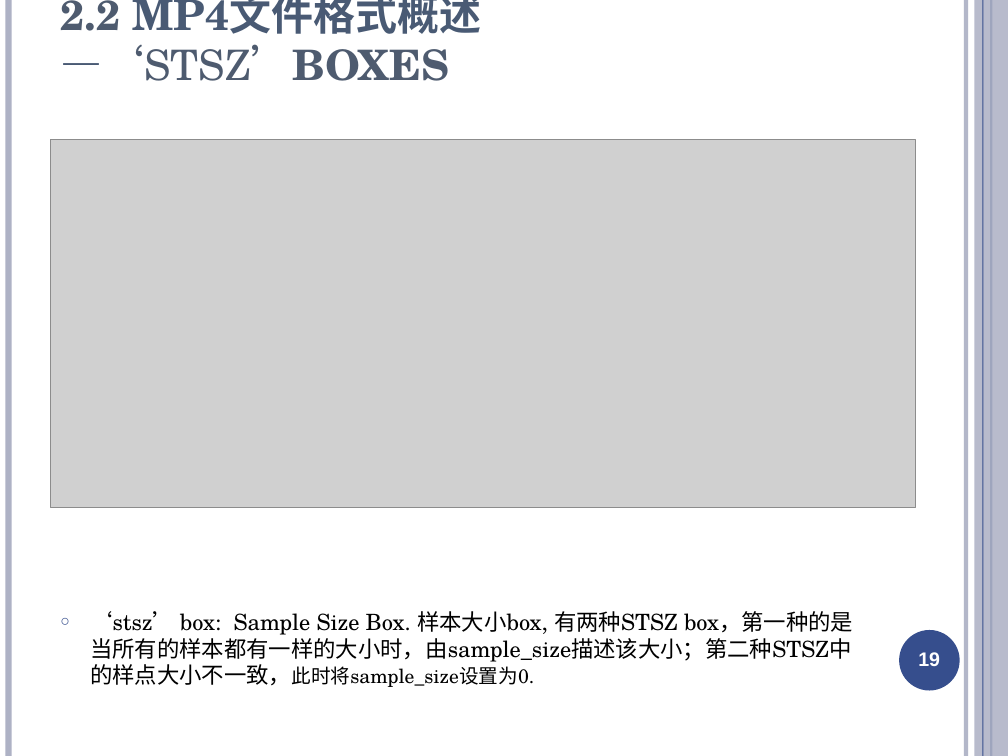
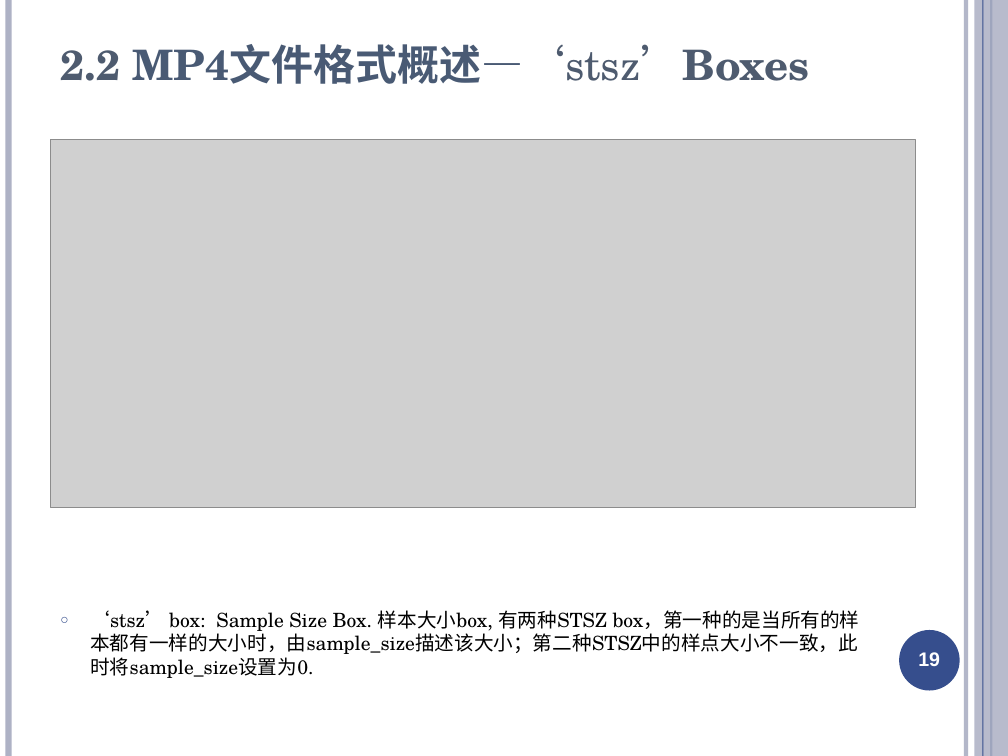
Before and after one commit to ty6815/AvStackDocs, a slide deck: slide 19 of media format/mp4/Fmp4文件格式介绍.ppt. Drawn at 1008x756 pixels with LibreOffice and Linux fonts; fonts in the diff are those of the drawing; grey boxes stand for pictures. Boxes give left, top, right and bottom in pixels: in the first picture for what was removed or moved away, otherwise in the second. Text is boxed around its words. In the diff, an @@ line names an element or a change of style, - is before the commit and + after.

```diff
--- a/media format/mp4/Fmp4文件格式介绍.ppt
+++ b/media format/mp4/Fmp4文件格式介绍.ppt
@@ title at bbox=[60, 44, 809, 84]: text changed @@
-2.2 MP4文件格式概述—‘STSZ’BOXES
+2.2 MP4文件格式概述—‘stsz’Boxes
@@ text "‘stsz’ box: Sample Size Box. ..." at bbox=[90, 610, 860, 678]: size 16 to 14 pt in "‘stsz’ box: Sample Size Box. 样本大小box, 有两种STSZ ..." @@
```
Also in this commit, not shown: 31 other slides changed, 19 other files.
